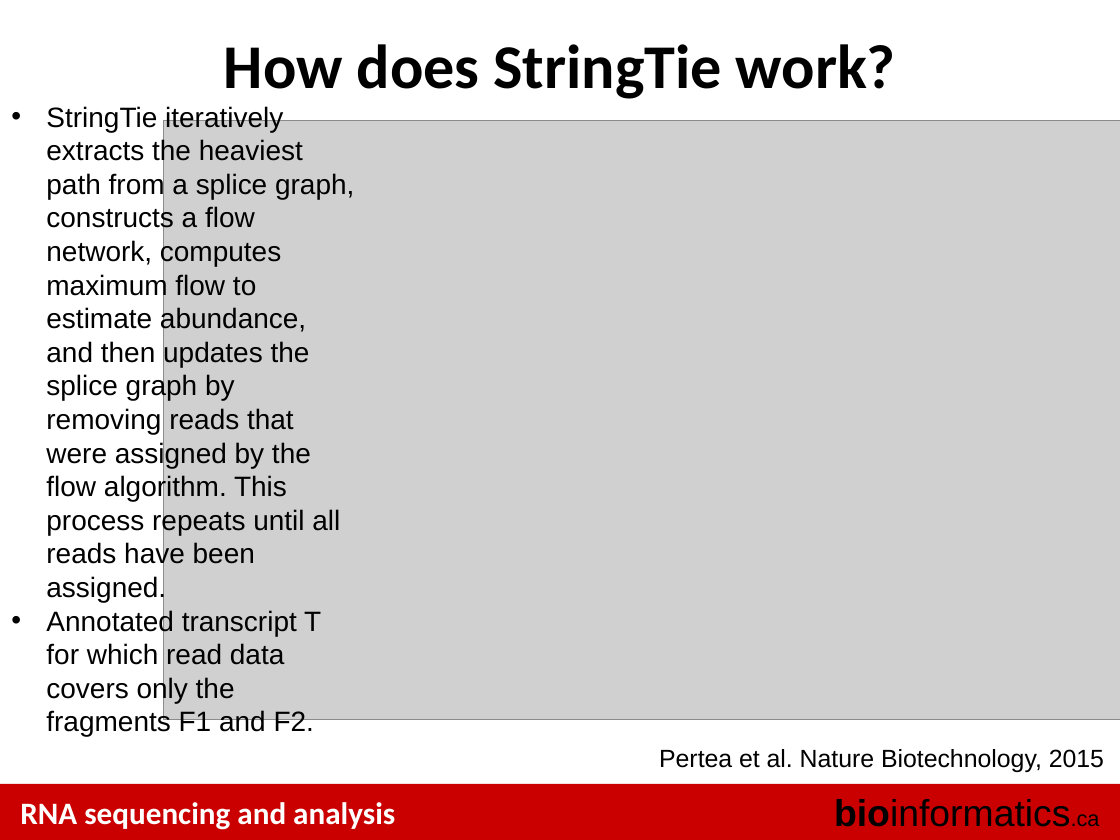
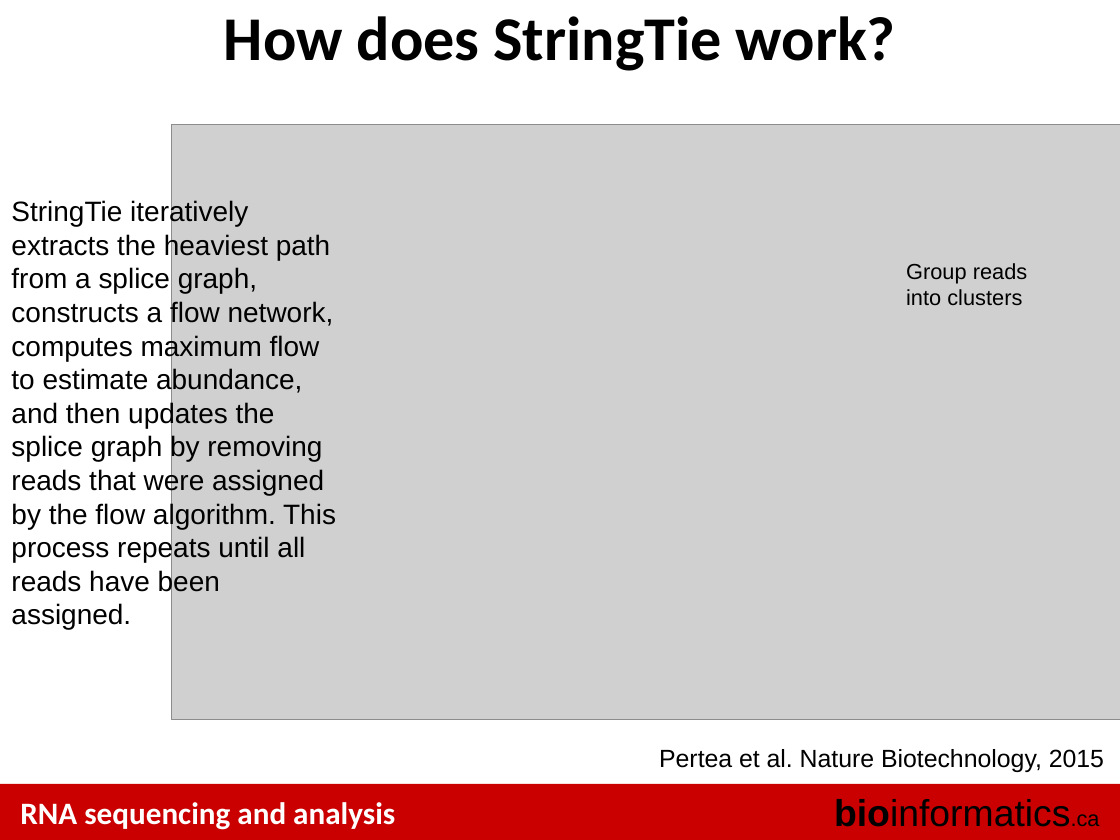
Before and after one commit to griffithlab/rnaseq_tutorial_wiki, a slide deck: slide 9 of LectureFiles/cbw/2017/RNASeq_Module3_Lecture.pptx. Drawn at 1120x840 pixels with LibreOffice and Linux fonts; fonts in the diff are those of the drawing; grey boxes stand for pictures. Boxes give left, top, right and bottom in pixels: in the first picture for what was removed or moved away, otherwise in the second. Text is boxed around its words. In the diff, an @@ line names an element or a change of style, - is before the commit and + after.

```diff
--- a/LectureFiles/cbw/2017/RNASeq_Module3_Lecture.pptx
+++ b/LectureFiles/cbw/2017/RNASeq_Module3_Lecture.pptx
@@ title "How does StringTie work?": place and size @@
-title "How does StringTie work?" at (224, 44, 896, 99)
+title "How does StringTie work?" at (224, 16, 896, 71)
@@ picture: place and size @@
-picture at (164, 120, 1120, 719)
+picture at (172, 124, 1120, 719)
@@ text "StringTie iteratively extracts the heaviest ...": place and size @@
-text "StringTie iteratively extracts the heaviest ..." at (46, 105, 354, 737)
+text "StringTie iteratively extracts the heaviest ..." at (11, 199, 336, 629)
@@ text "StringTie iteratively extracts the heaviest ..." at (11, 199, 336, 629): bullet • to none @@
@@ text added at (906, 263, 1028, 305), 14 pt, text #000000 @@
+Group reads into clusters
@@ text at (46, 609, 321, 737): paragraph removed @@
-• Annotated transcript T for which read data covers only the fragments F1 and F2.
```
Also in this commit, not shown: 3 other slides changed, 3 slides added, 1 other file.
